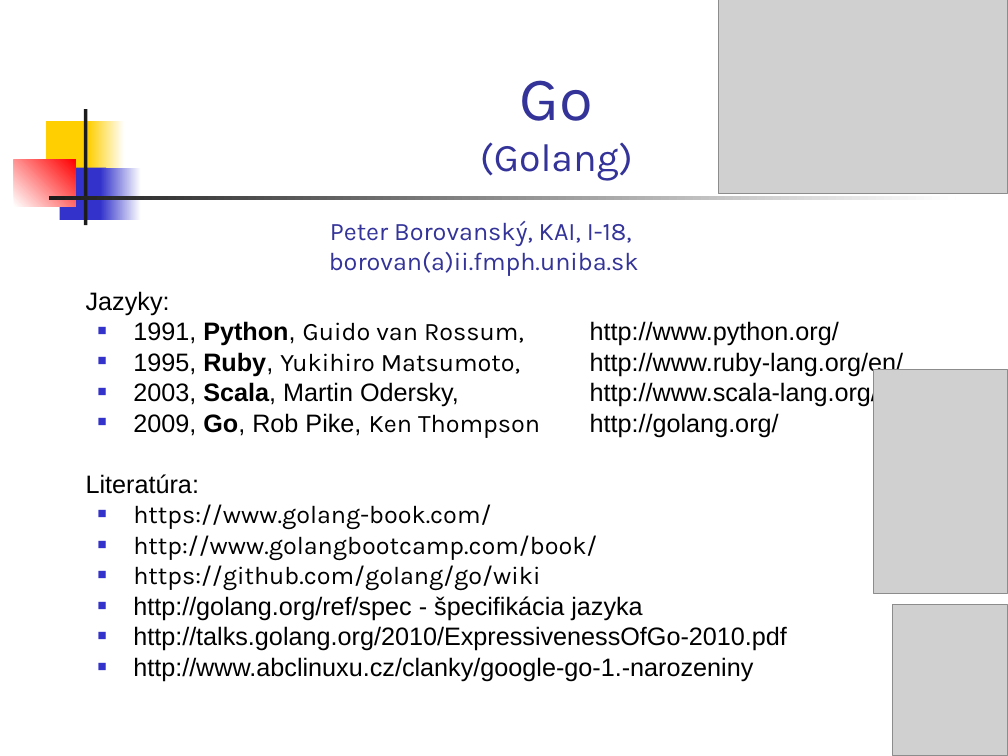
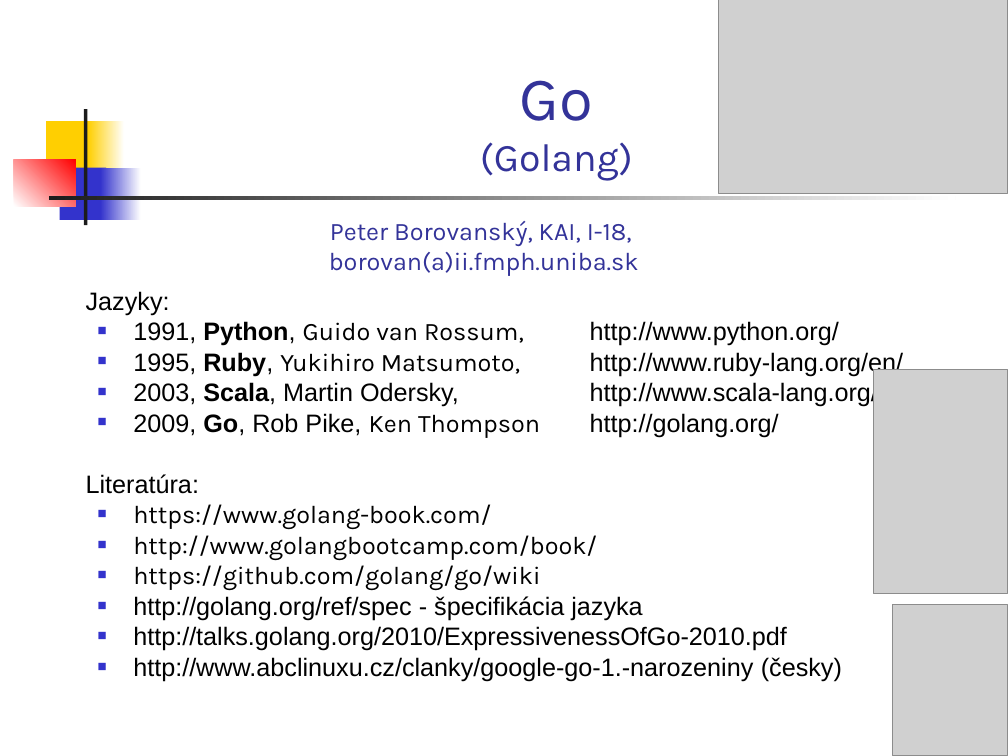
Before and after one commit to paradigmy/Prednasky, a slide deck: slide 1 of 02/go1.ppt. Drawn at 1008x756 pixels with LibreOffice and Linux fonts; fonts in the diff are those of the drawing; grey boxes stand for pictures. Boxes give left, top, right and bottom in pixels: in the first picture for what was removed or moved away, otherwise in the second. Text is boxed around its words. In the diff, an @@ line names an element or a change of style, - is before the commit and + after.

```diff
--- a/02/go1.ppt
+++ b/02/go1.ppt
@@ text at (x1=133, y1=657, x2=842, y2=681): text changed @@
-■ http://www.abclinuxu.cz/clanky/google-go-1.-narozeniny
+■ http://www.abclinuxu.cz/clanky/google-go-1.-narozeniny (česky)
```
Also in this commit, not shown: 3 other slides changed, 1 slide added, 1 other file.
